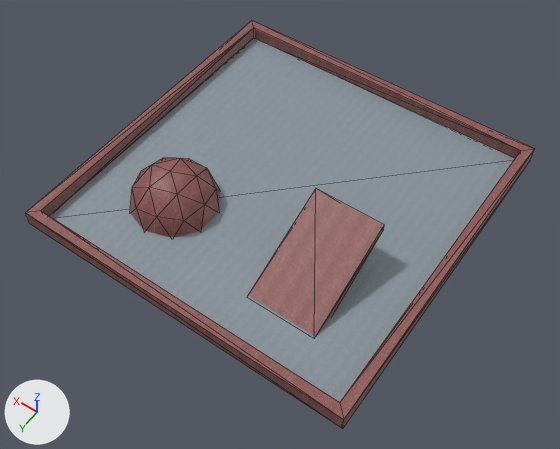
What one commit did to the FBX model demos/bullet/bowl.fbx.
Both versions are drawn from a camera (50 mm lens) standing at (-0.38, 0.551, 0.782) and looking at (-0.019, 0.045, -0.013). The axes (+X, +Y, +Z) are drawn at lower left. The lights are the same throughout. Mesh edges are drawn as thin lines. Where no turn or scale is listed for an object, it has been applied to the vertices.
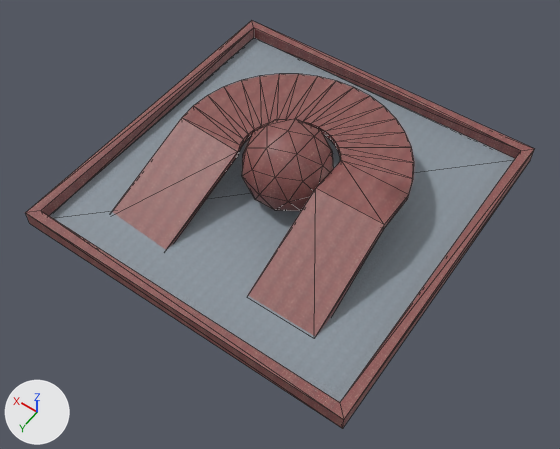
Location of each change, (x1, y1, x2, y2) in pixels of the pictures (560 x 449 px):
part 1 of me_cube_002, built on
    before: (130, 158, 220, 238)
    after: (112, 74, 414, 250)
part 2 of me_cube_002, surface changed
    both: (286, 189, 384, 321)

What the commit changed:
me_cube_002 is used by ob_cube; location (0.0, 0.0, 0.0).
me_cube_002 had 70 vertices, 128 faces and spanned x -0.237..0.237, y -0.237..0.237, z -0.061..0.064.
me_cube_002 now has 150 vertices, 288 faces and spans x -0.237..0.237, y -0.237..0.237, z -0.018..0.11.
Part 1, on me_cube_002:
2 faces are deleted.
36 vertices in x 0.05..0.166, y 0.041..0.163, z -0.061..0.061 move by (-0.107, -0.102, 0.049).
4 vertices in x 0.064..0.152, y 0.051..0.135, z -0.027..0.027 move by (-0.107, -0.103, 0.049).
2 vertices move from x 0.053..0.162, y 0.102, z -0.027..0.027 to x -0.053..0.056, y 0.0, z 0.022..0.076.
42 vertices are added at x -0.153..0.164, y -0.157..0.181, z -0.01..0.064.
38 new vertices lie (0.0, 0.0, 0.008) away from vertices in x -0.145..0.164, y -0.157..0.181, z -0.01..0.056.
162 new faces join them, mat_material_002 (picture img_rdlaz01_bmp).
me_cube_002 part 2: 10 kept faces spanning x -0.153..-0.056, y 0.024..0.166, z -0.018..0.064 get new texture (UV) coordinates.
